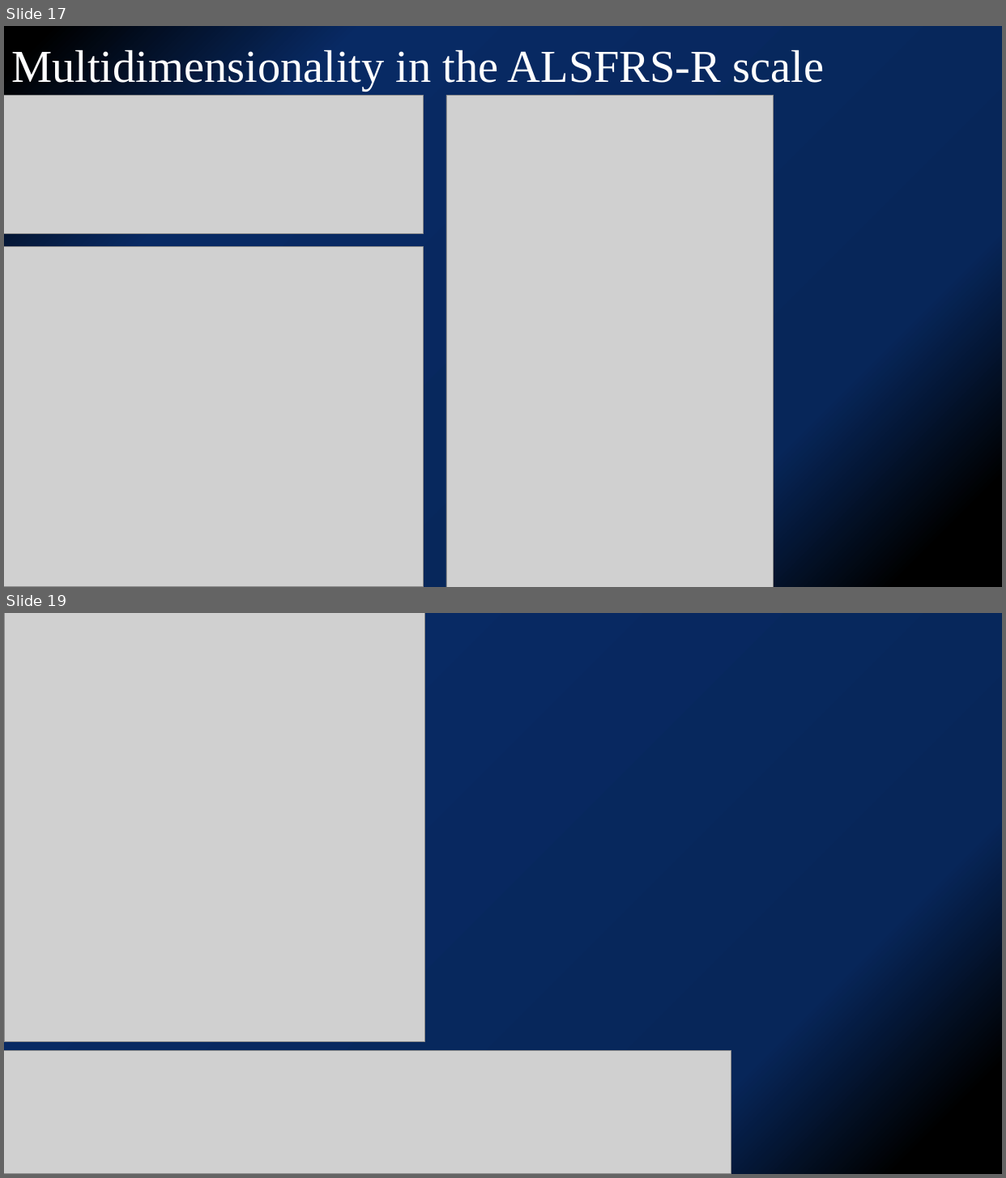
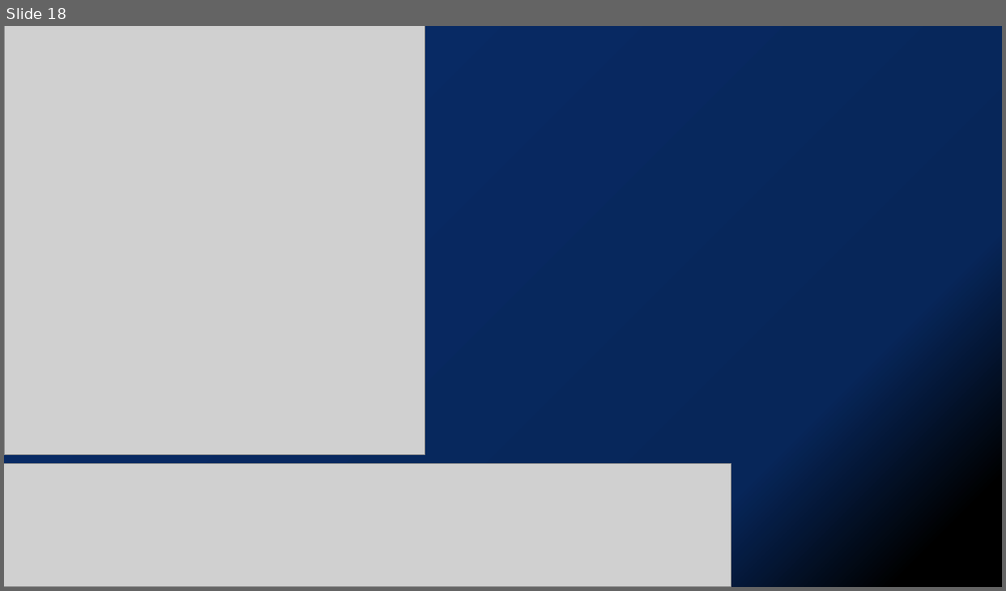
Before and after one commit to kjfdf/lecture, a slide deck: SNUH 심포지엄-유일한.pptx. Shown one above the other, each under a label of ours: slides 17 and 19 before the commit, slide 18 after it; the slides between them are not shown. The pictures are 1006x1178 and 1006x591 pixels, drawn with LibreOffice and Linux fonts; fonts in the diff are those of the drawing; grey boxes stand for pictures. Boxes give left, top, right and bottom in pixels: in the first picture for what was removed or moved away, otherwise in the second. Text is boxed around its words. In the diff, an @@ line names an element or a change of style, - is before the commit and + after.

```diff
--- a/SNUH 심포지엄-유일한.pptx
+++ b/SNUH 심포지엄-유일한.pptx
@@ slide 17 removed at <box>4,26,1002,587</box>, background gradient #000000 to #072659 to #082A64 @@
@@ title removed at <box>11,46,824,91</box> @@
-Multidimensionality in the ALSFRS-R scale
@@ picture removed at <box>4,95,424,233</box> @@
@@ picture removed at <box>446,95,774,587</box> @@
@@ picture removed at <box>4,247,424,587</box> @@
@@ what was slide 19 is now slide 18 @@
```
Also in this commit, not shown: 9 slides changed, 3 slides added, 3 other slides removed, 1 other file.
